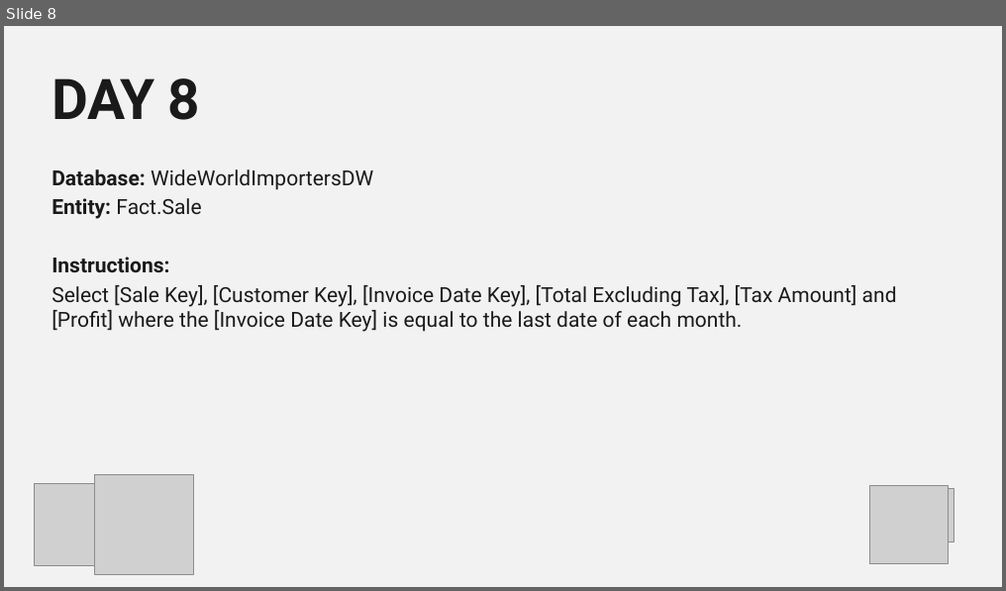
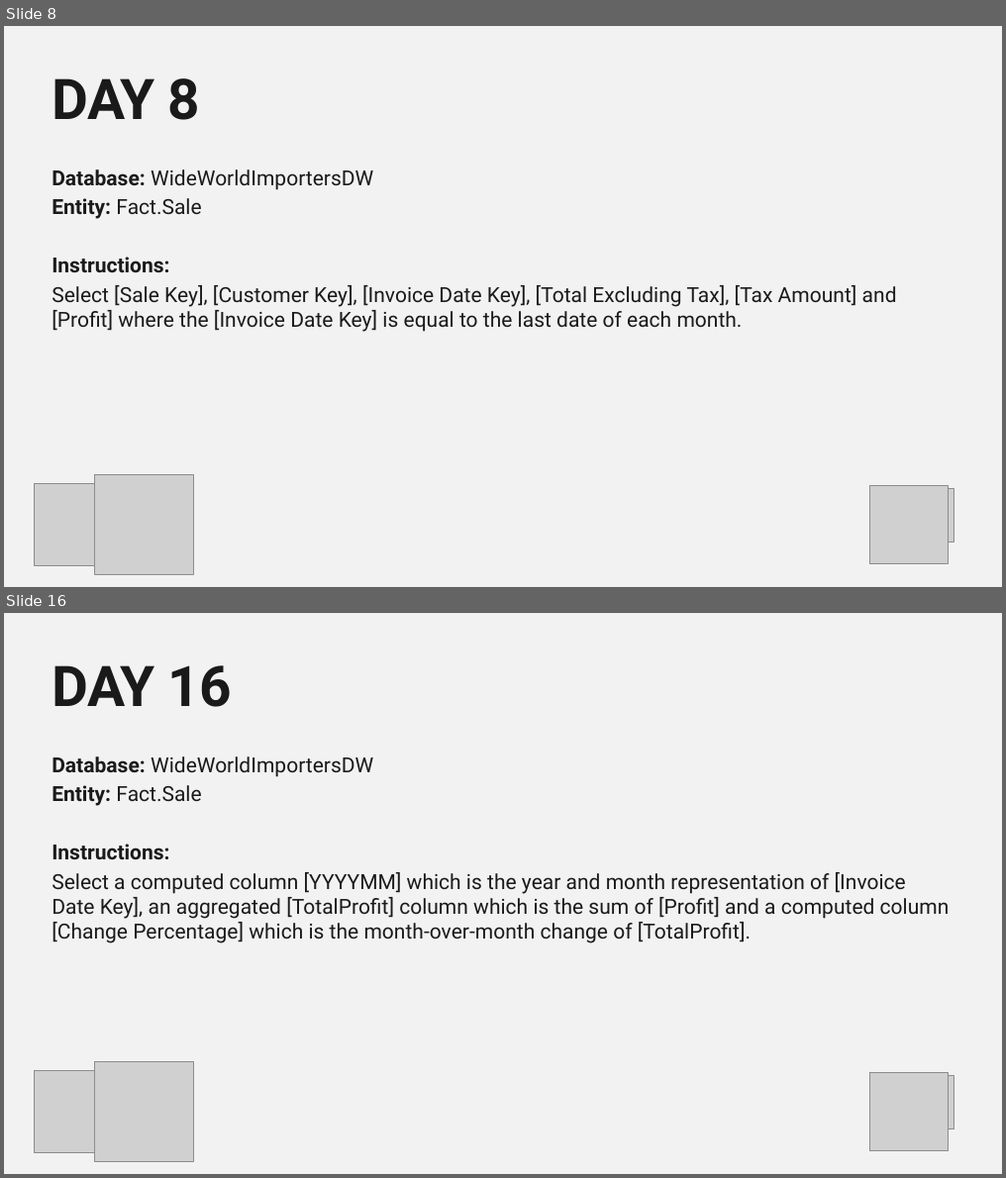
Before and after one commit to itsnotaboutthecell/powerquerym, a slide deck: #30DQUERY/Challengers Master.pptx. Shown one above the other, each under a label of ours: slide 8 before the commit, slides 8 and 16 after it; the slides between them are not shown. The pictures are 1006x591 and 1006x1178 pixels, drawn with LibreOffice and Linux fonts; fonts in the diff are those of the drawing; grey boxes stand for pictures; background and template pictures are left out. Boxes give left, top, right and bottom in pixels: in the first picture for what was removed or moved away, otherwise in the second. Text is boxed around its words. In the diff, an @@ line names an element or a change of style, - is before the commit and + after.

```diff
--- a/#30DQUERY/Challengers Master.pptx
+++ b/#30DQUERY/Challengers Master.pptx
@@ slide 16 added at (x1=4, y1=613, x2=1002, y2=1174), background #F2F2F2 @@
@@ title added at (x1=53, y1=665, x2=232, y2=707), 54 pt, text #1A1A1A, bold @@
+DAY 16
@@ text added at (x1=52, y1=757, x2=949, y2=944), 20 pt, text #1A1A1A @@
+Database: WideWorldImportersDW
+Entity: Fact.Sale
+Instructions:
+Select a computed column [YYYYMM] which is the year and month representation of [Invoice Date Key], an aggregated [TotalProfit] column which is the sum of [Profit] and a computed column [Change Percentage] which is the month-over-month change of [TotalProfit].
@@ picture added at (x1=34, y1=1071, x2=116, y2=1154) @@
@@ picture added at (x1=94, y1=1062, x2=193, y2=1161) @@
@@ picture added at (x1=870, y1=1072, x2=948, y2=1151) @@
@@ picture added at (x1=924, y1=1075, x2=954, y2=1130) @@
```
Also in this commit, not shown: 11 other slides added.
